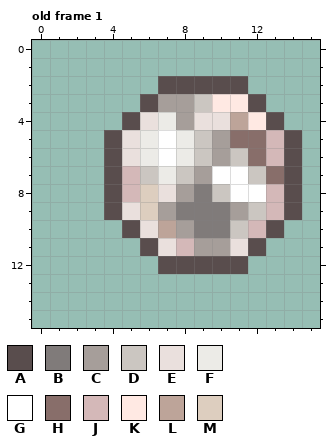
Edited in one commit: pixel-art file (Alzey2025/Assets/Sprites/raw/pearl.aseprite). That is the earlier state.
16x16 pixels, 1 frame. Shown: old frame 1. The commit also changed other frames, which this record leaves out.
Palette (. is transparent): A #594d4d  B #807b7a  C #a69e9a  D #cbc6c1  E #eae0dd  F #ecebe7  G #ffffff  H #886e6a  J #d4b8b8  K #ffe9e3  L #bda499  M #ddcebf
Pixels before, old frame 1, first column x 4:
 2 ...AAAAA...
 3 ..ACCDKKA..
 4 .AEFCEELKA.
 5 AEFGFDCHHJA
 6 AEFGFDCDHJA
 7 AJDFDCGGDHA
 8 AJMECBDGGJA
 9 AEMCBBBCDJA
10 .AELCBBDJA.
11 ..AEJCCEA..
12 ...AAAAA...
New version:
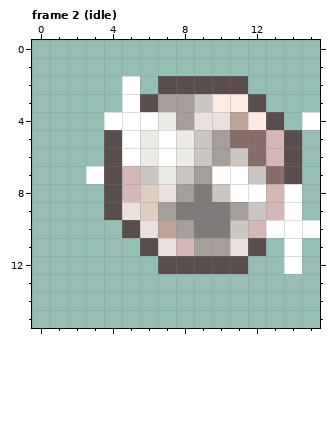
A new or re-ordered frame is compared with the old frame closest to it.
Changes in this commit:
frames 1 -> 40
Frame 2 (idle) is new; against old frame 1:
The edit adds colour G in rows 2 to 3 at x 5; in row 4 at x 4 and 15; in row 7 at x 3; in row 10 at x 14 to 15; in rows 11 to 12 at x 14.
Colour A gives way to colour G in row 4 at x 5; in rows 8 to 9 at x 14; in row 10 at x 13.
Colour E gives way to colour G in row 4 at x 6; in rows 5 to 6 at x 5.
